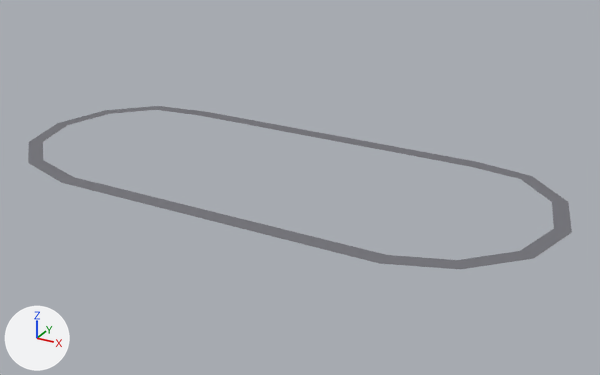
Before and after pictures for a commit that changed the FBX model Assets/WrenchToRaceLegends/Art/Tracks/cutback-tri-oval.fbx.
Camera for both pictures: a 50 mm camera at (340.0, -574.0, 277.0) aimed at (22.0, 5.0, -12.0). Every picture has the same lights, and +X, +Y and +Z are marked at lower left. The picture after the commit comes second.

Objects in the first picture: 'cutback-tri-oval'.
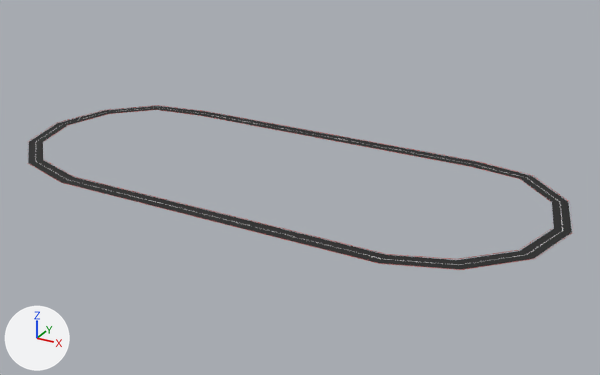
Pixel boxes [x1, y1, x2, y2] of what changed, in the pictures (600 x 375 px):
'cutback-tri-oval', recoloured, surface changed: [28, 106, 572, 269] in both
'cutback-tri-oval_barrier_left', added: after [27, 105, 573, 270]
'cutback-tri-oval_barrier_right', added: after [45, 110, 553, 259]

What changed in the scene script:
```text
Add img_cutback_tri_oval_asphalt_png:
    img_cutback_tri_oval_asphalt_png = load_image('cutback-tri-oval_asphalt.png', 'Textures/cutback-tri-oval_asphalt.png', 256, 256, 'sRGB')
Add img_cutback_tri_oval_barrier_stripe_png:
    img_cutback_tri_oval_barrier_stripe_png = load_image('cutback-tri-oval_barrier_stripe.png', 'Textures/cutback-tri-oval_barrier_stripe.png', 64, 64, 'sRGB')
Add mat_cutback_tri_oval_road_mat:
    mat_cutback_tri_oval_road_mat = principled_material('cutback-tri-oval_road_mat')
    mat_cutback_tri_oval_road_mat.texture = img_cutback_tri_oval_asphalt_png
    mat_cutback_tri_oval_road_mat.roughness = 0.8
Add mat_cutback_tri_oval_barrier_mat:
    mat_cutback_tri_oval_barrier_mat = principled_material('cutback-tri-oval_barrier_mat')
    mat_cutback_tri_oval_barrier_mat.texture = img_cutback_tri_oval_barrier_stripe_png
    mat_cutback_tri_oval_barrier_mat.roughness = 0.6
Change me_cutback_tri_oval_mesh:
    where me_cutback_tri_oval_mesh.from_pydata(...)  # 28 vertices, 14 faces; spans x -252.0..252.0, y -107.0..107.0, z 0.0..2.0
    used by ob_cutback_tri_oval; location = (0.0, 0.0, 0.0)
    remove me_cutback_tri_oval_mesh.materials.append(mat_cutback_tri_oval_road)  # grey #737379
    me_cutback_tri_oval_mesh part 1: texture (UV) coordinates changed
    add me_cutback_tri_oval_mesh.materials.append(mat_cutback_tri_oval_road_mat)  # picture img_cutback_tri_oval_asphalt_png
Add me_cutback_tri_oval_barrier_left_mesh:
    me_cutback_tri_oval_barrier_left_mesh.from_pydata(...)  # 28 vertices, 14 faces; spans x -252.0..252.0, y -107.0..107.0, z 0.0..3.0
    me_cutback_tri_oval_barrier_left_mesh.materials.append(mat_cutback_tri_oval_barrier_mat)  # picture img_cutback_tri_oval_barrier_stripe_png
Add me_cutback_tri_oval_barrier_right_mesh:
    me_cutback_tri_oval_barrier_right_mesh.from_pydata(...)  # 28 vertices, 14 faces; spans x -238.0..238.0, y -93.0..93.0, z 0.0..3.0
    me_cutback_tri_oval_barrier_right_mesh.materials.append(mat_cutback_tri_oval_barrier_mat)  # picture img_cutback_tri_oval_barrier_stripe_png
Add ob_cutback_tri_oval_barrier_left:
    ob_cutback_tri_oval_barrier_left = bpy.data.objects.new('cutback-tri-oval_barrier_left', me_cutback_tri_oval_barrier_left_mesh)
    ob_cutback_tri_oval_barrier_left.location = (0.0, 0.0, 0.0)
Add ob_cutback_tri_oval_barrier_right:
    ob_cutback_tri_oval_barrier_right = bpy.data.objects.new('cutback-tri-oval_barrier_right', me_cutback_tri_oval_barrier_right_mesh)
    ob_cutback_tri_oval_barrier_right.location = (0.0, 0.0, 0.0)
```
